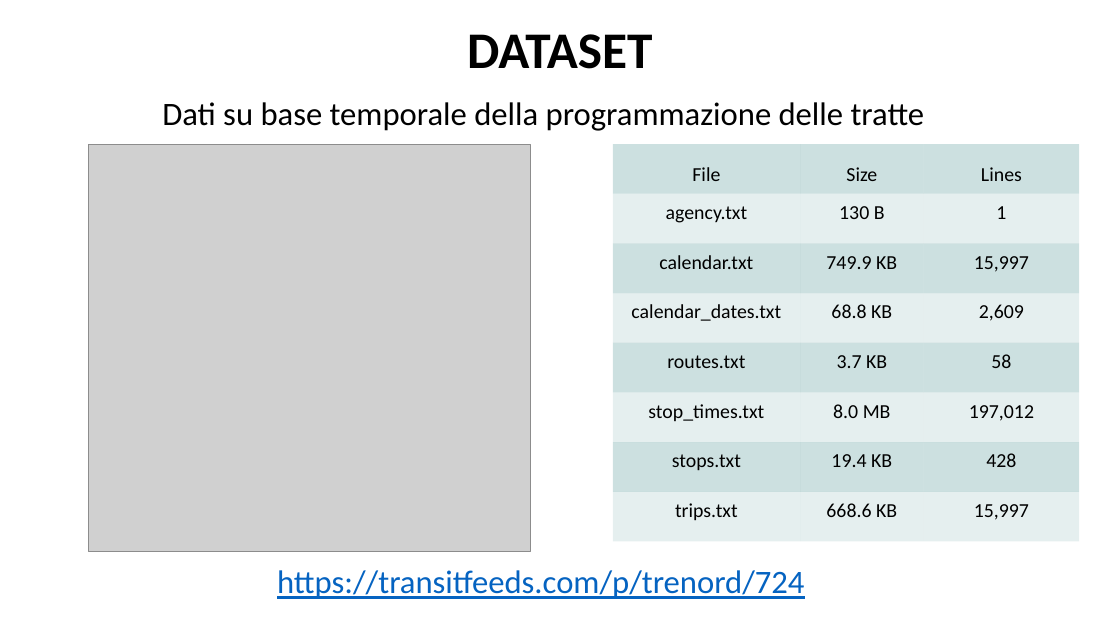
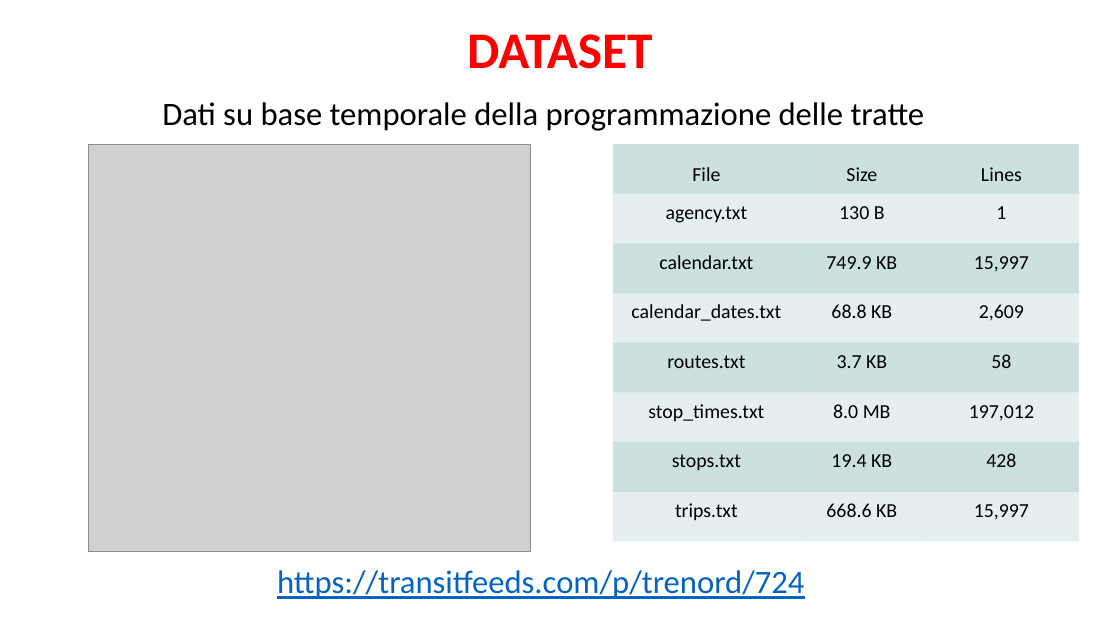
Before and after one commit to AlbezJelt/data-analytics-project-21-22, a slide deck: slide 3 of presentazione/presentazione.pptx (slide 2 before the commit). Drawn at 1120x630 pixels with LibreOffice and Linux fonts; fonts in the diff are those of the drawing; grey boxes stand for pictures; background and template pictures are left out. Boxes give left, top, right and bottom in pixels: in the first picture for what was removed or moved away, otherwise in the second. Text is boxed around its words. In the diff, an @@ line names an element or a change of style, - is before the commit and + after.

Commit message:
presentation

```diff
--- a/presentazione/presentazione.pptx
+++ b/presentazione/presentazione.pptx
@@ title "DATASET" at <box>467,34,652,69</box>: text colour #000000 to #FF0000 @@
```
Also in this commit, not shown: 12 slides added, 4 slides removed.
